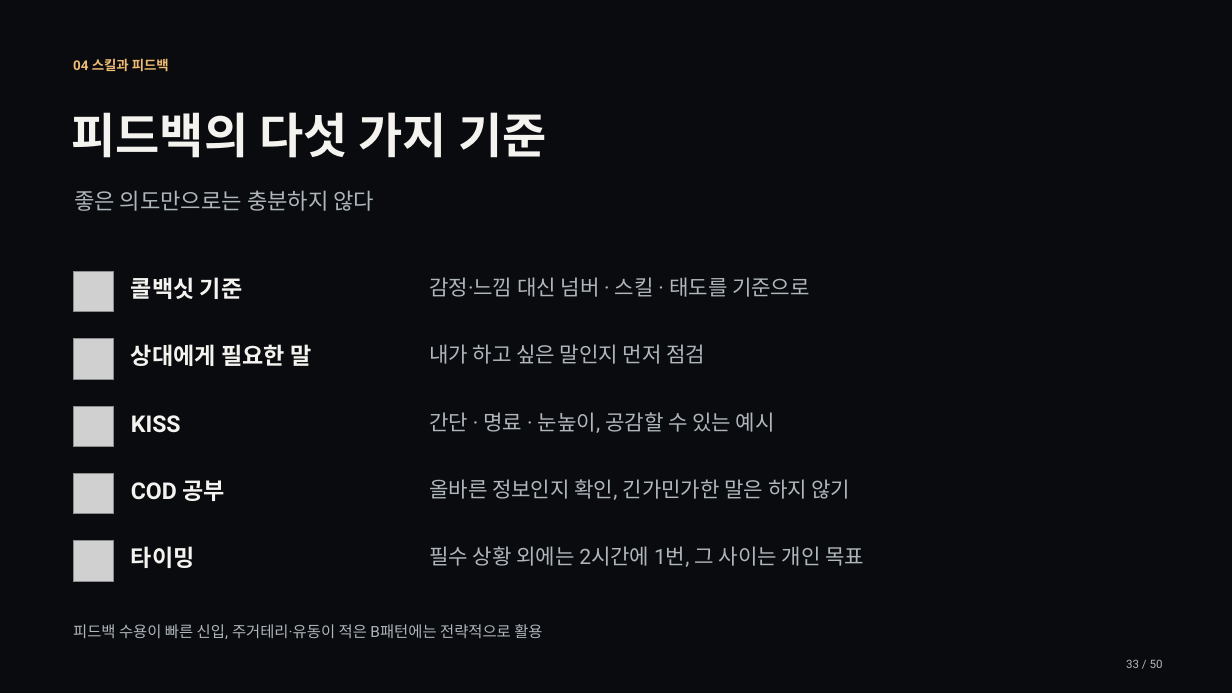
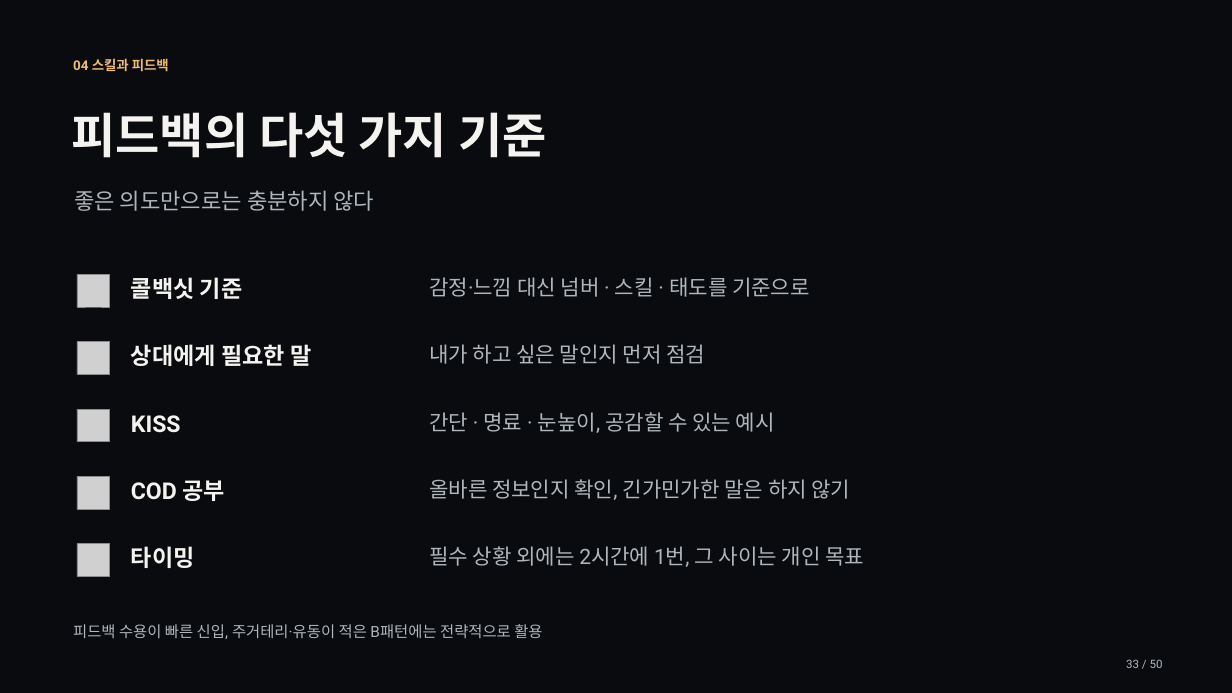
Before and after one commit to jaeyoung5178-bot/Presence, a slide deck: slide 33 of education/training/signature/training-signature.pptx. Drawn at 1232x693 pixels with LibreOffice and Linux fonts; fonts in the diff are those of the drawing; grey boxes stand for pictures. Boxes give left, top, right and bottom in pixels: in the first picture for what was removed or moved away, otherwise in the second. Text is boxed around its words. In the diff, an @@ line names an element or a change of style, - is before the commit and + after.

```diff
--- a/education/training/signature/training-signature.pptx
+++ b/education/training/signature/training-signature.pptx
@@ picture: place and size @@
-picture at bbox=[73, 272, 114, 312]
+picture at bbox=[77, 274, 109, 307]
@@ picture: place and size @@
-picture at bbox=[73, 339, 114, 380]
+picture at bbox=[77, 342, 109, 374]
@@ picture: place and size @@
-picture at bbox=[73, 407, 114, 447]
+picture at bbox=[77, 409, 109, 442]
@@ picture: place and size @@
-picture at bbox=[73, 473, 114, 514]
+picture at bbox=[77, 477, 109, 509]
@@ picture: place and size @@
-picture at bbox=[73, 541, 114, 581]
+picture at bbox=[77, 544, 109, 577]
```
Also in this commit, not shown: 18 other slides changed, 51 other files.
